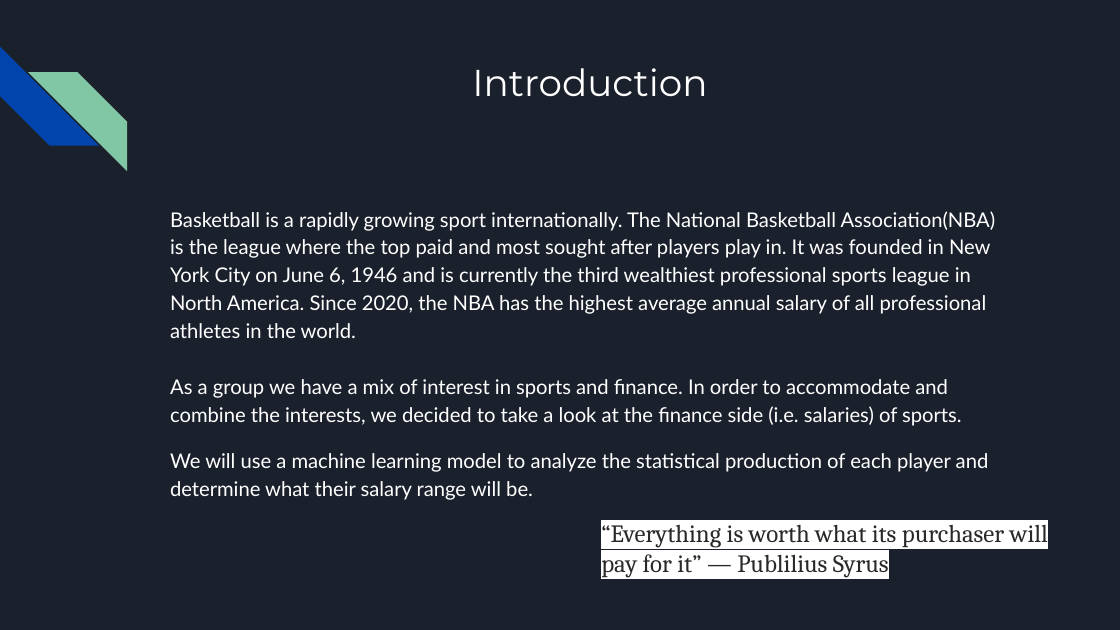
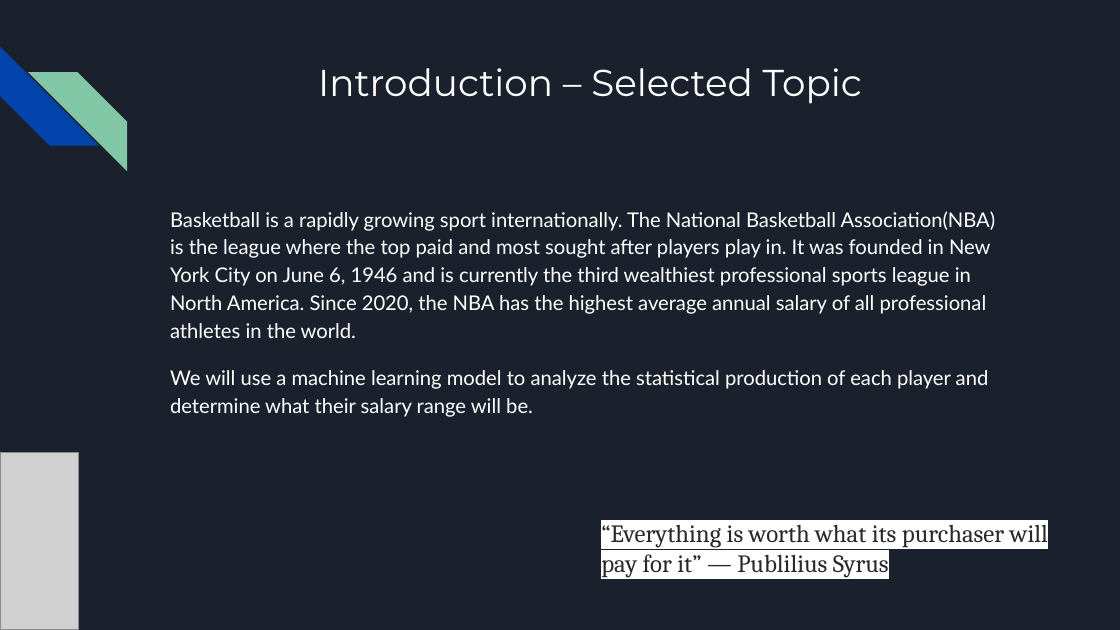
Before and after one commit to nickferrar/NBA_Salaries, a slide deck: slide 3 of Presentation/nba_player_salaries.pptx. Drawn at 1120x630 pixels with LibreOffice and Linux fonts; fonts in the diff are those of the drawing; grey boxes stand for pictures. Boxes give left, top, right and bottom in pixels: in the first picture for what was removed or moved away, otherwise in the second. Text is boxed around its words. In the diff, an @@ line names an element or a change of style, - is before the commit and + after.

```diff
--- a/Presentation/nba_player_salaries.pptx
+++ b/Presentation/nba_player_salaries.pptx
@@ title at (318,68,862,104): text changed @@
-Introduction
+Introduction – Selected Topic
@@ text at (170,379,962,426): paragraph removed @@
-As a group we have a mix of interest in sports and finance. In order to accommodate and combine the interests, we decided to take a look at the finance side (i.e. salaries) of sports.
@@ picture added at (0,452,78,629) @@
```
Also in this commit, not shown: 5 other slides changed, 2 slides added, 1 slide removed, 1 other file.
